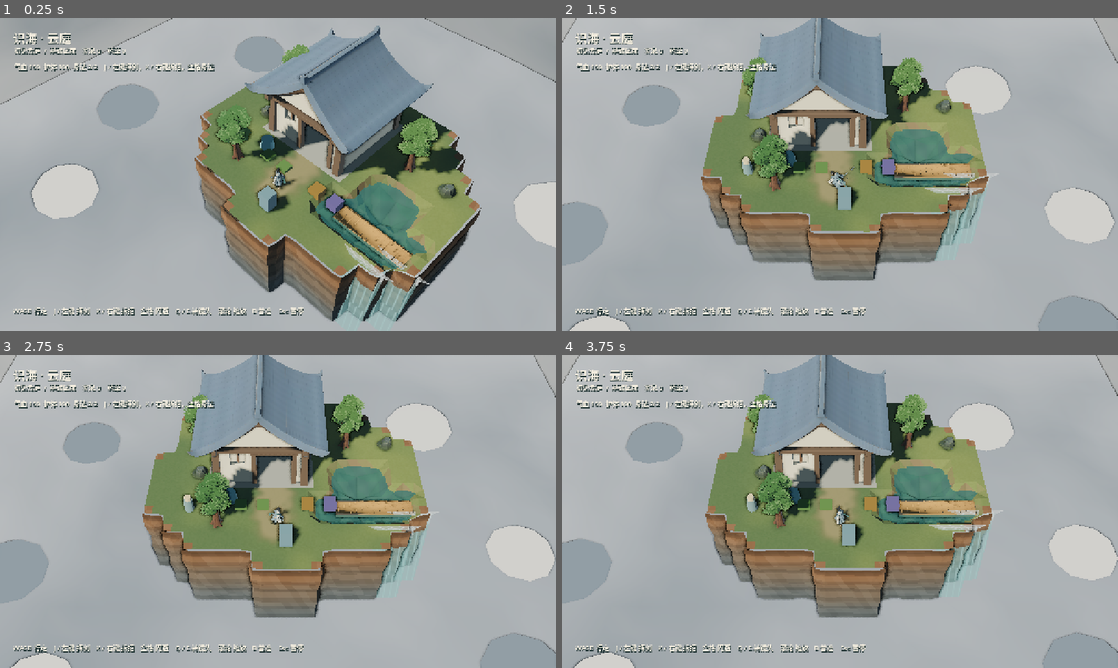
Above: before the commit, frames 1-4 (two rows, left to right).
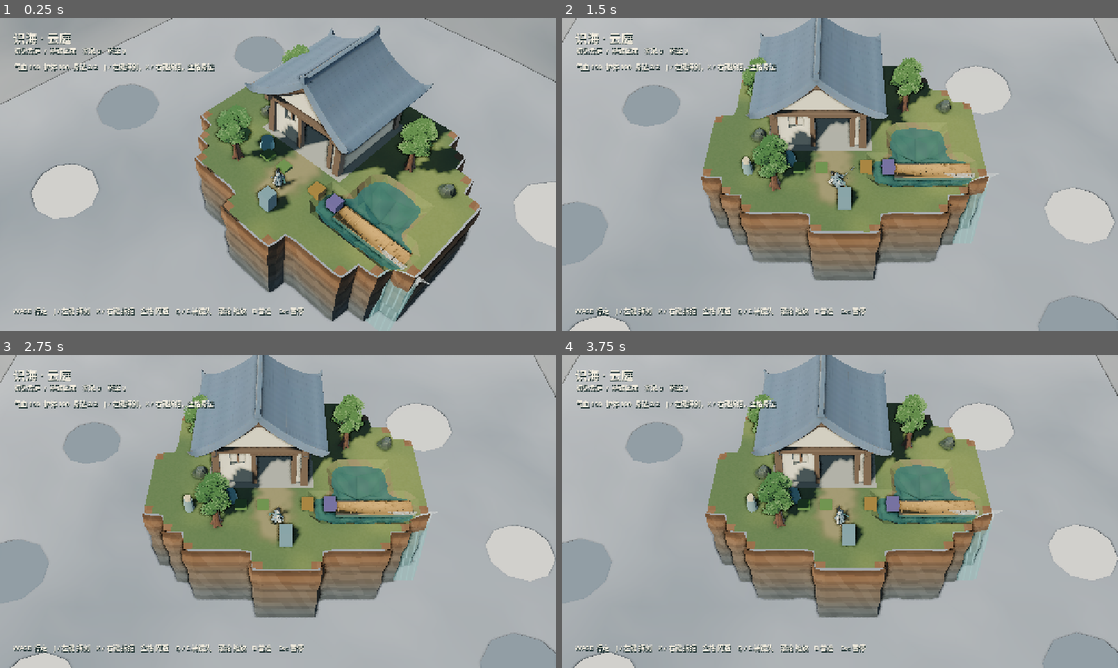
Above: after the commit, the same moments.

Repository: YI1219/Idle_and_incremental_game
Game: Godot game, scene res://scenes/play.tscn
Two runs of this game, one before a commit and one after it. Both use one fixed random seed, a clock stepped at 60 frames per second and the inputs below.
Inputs (mouse positions are in pixels of both pictures, inside the frame that each line leads up to):
- Up to frame 1 (0.25 s): no input
- Up to frame 2 (1.5 s): tap Enter at 0.5 s; move the mouse to (962, 158) at 0.52 s; hold D (move_right) 0.53-1.25 s; hold Q (camera_left) 0.53-1.25 s; click (962, 158) at 0.67 s; tap Space at 0.77 s; drag from (728, 190) to (812, 237) at 1.27 s
- Up to frame 3 (2.75 s): move the mouse to (333, 442) at 2.02 s; hold D (move_right) from 2.03 s (still down); hold Alt from 2.03 s (still down)
- Up to frame 4 (3.75 s): release D (move_right) at 2.75 s; release Alt at 2.75 s; drag from (812, 574) to (673, 464) at 2.77 s; move the mouse to (1006, 558) at 3.52 s; hold A (move_left) from 3.53 s (still down); tap Delete at 3.6 s

The runs differ from the first frame. In frame 1, 1.0% of the frame differs, in the area x 56-77%, y 52-97%; in frame 2, 0.7%; in frame 3, 0.6%; in frame 4, 0.7%.

Commit message:
Recapture play-camera shots and record the seating pass.
Lake and wall frames are taken before the shaft cut so the basin stays full. The east wall is framed from the play rig; the waterfall ribbon is visible beside the bridge. Review note replaces the old glass-box leftovers.

Co-authored-by: YI <YI1219@users.noreply.github.com>

Diff:
--- a/scripts/world/heightfield_mesh.gd
+++ b/scripts/world/heightfield_mesh.gd
@@ -131,7 +131,7 @@
 		var poly := PackedVector2Array()
 		for p in ring:
 			poly.append(Vector2(p.x, p.z))
-		var grown: Array = Geometry2D.offset_polygon(poly, 0.16, Geometry2D.JOIN_ROUND)
+		var grown: Array = Geometry2D.offset_polygon(poly, 0.22, Geometry2D.JOIN_ROUND)
 		if not grown.is_empty() and (grown[0] as PackedVector2Array).size() >= 3:
 			poly = grown[0]
 		var idx := Geometry2D.triangulate_polygon(poly)
--- a/scripts/world/river_terrain.gd
+++ b/scripts/world/river_terrain.gd
@@ -534,10 +534,7 @@
 		if not group.has(cell):
 			continue
 		var center := Vector3(float(cell.x) + 0.5, 0.0, float(cell.y) + 0.5)
-		field.apply_brush("lower", center, 0.95, 0.52, true)
-	# Spill lip only — keep land so the basin stays a lake, not a through-cut.
-	for notch in [Vector3(5.7, 0.0, 0.45), Vector3(6.15, 0.0, 0.50)]:
-		field.apply_brush("lower", notch, 0.55, 0.28, true)
+		field.apply_brush("lower", center, 0.95, 0.48, true)
 	field.apply_coast_smooth()
 	return skip
 
--- a/tests/capture_heightfield.gd
+++ b/tests/capture_heightfield.gd
@@ -47,24 +47,26 @@
 	_look(rig, player, Vector3(0.4, 0.0, 0.2), 22.0, 1)
 	await shot(OUT + "/overview.png")
 
+	# Wall and lake from the starter basin, before the shaft cut.
+	_set_house_visible(false)
+	_restore_pitch(rig)
+	rig.near_pitch_deg = 12.0
+	rig.pitch_deg = 16.0
+	_look(rig, player, Vector3(6.4, 0.0, -2.2), 8.0, 2)
+	await shot(OUT + "/low_side.png")
+	_restore_pitch(rig)
+
+	_look(rig, player, Vector3(3.8, 0.0, 0.4), 11.0, 1)
+	await shot(OUT + "/lake.png")
+
 	_sculpt_demo(terrain)
 	terrain.flush_rebuild()
 	await frames(8)
 
-	# Outer south wall from the play rig, pitched down the face.
+	rig.near_pitch_deg = 28.0
+	_look(rig, player, Vector3(5.0, 0.0, 1.2), 9.0, 2)
+	await shot(OUT + "/shaft_waterfall.png")
 	_restore_pitch(rig)
-	rig.near_pitch_deg = 12.0
-	rig.pitch_deg = 16.0
-	_look(rig, player, Vector3(0.2, 0.0, -5.1), 8.0, 4)
-	await shot(OUT + "/low_side.png")
-	_restore_pitch(rig)
-
-	_set_house_visible(false)
-	_look(rig, player, Vector3(3.8, 0.0, 0.5), 11.0, 2)
-	await shot(OUT + "/lake.png")
-
-	_look(rig, player, Vector3(5.0, 0.0, 1.6), 10.0, 2)
-	await shot(OUT + "/shaft_waterfall.png")
 	_set_house_visible(true)
 
 	var playable: Dictionary = terrain.heightfield_stats()
@@ -168,13 +170,12 @@
 	if main == null or main.field == null:
 		return
 	var field = main.field
-	# Deepen the closed lake basin; do not punch it through.
+	# Closed east lake — no rim cut, so the basin keeps water.
 	for p in [Vector3(3.5, 0.0, 0.4), Vector3(4.2, 0.0, 0.6), Vector3(3.8, 0.0, -0.2)]:
-		field.apply_brush("lower", p, 1.05, 0.55, true)
-	for p in [Vector3(5.7, 0.0, 0.45), Vector3(6.2, 0.0, 0.50)]:
-		field.apply_brush("lower", p, 0.55, 0.28, true)
-	# Separate 2 m shaft north of the lake — walls inside, clouds below.
-	field.punch_shaft(Vector3(5.2, 0.0, 2.5), 1.05)
+		field.apply_brush("lower", p, 0.95, 0.42, true)
+	# Shaft north of the east lake, plus a shallow east spill for a waterfall.
+	field.punch_shaft(Vector3(4.8, 0.0, 2.4), 1.15)
+	field.apply_brush("lower", Vector3(6.35, 0.0, 0.55), 0.48, 0.20, true)
 	field.apply_coast_smooth()
 	var span := HeightfieldMesh.chunk_range(field)
 	var t0 := Time.get_ticks_usec()
@@ -183,6 +184,7 @@
 			HeightfieldMesh.build_chunk(field, Vector2i(x, z), "top", main.skip_top)
 	main.last_stroke_ms = float(Time.get_ticks_usec() - t0) / 1000.0
 	main.rebuild_full(true)
+	print("sculpt lakes=", (main.water_info.get("lakes", []) as Array).size(), " falls=", (main.water_info.get("waterfalls", []) as Array).size())
 
 
 func _print_stats(label: String, stats: Dictionary) -> void:
Not shown, changed: art/review/heightfield/2026-10-02/review.md
